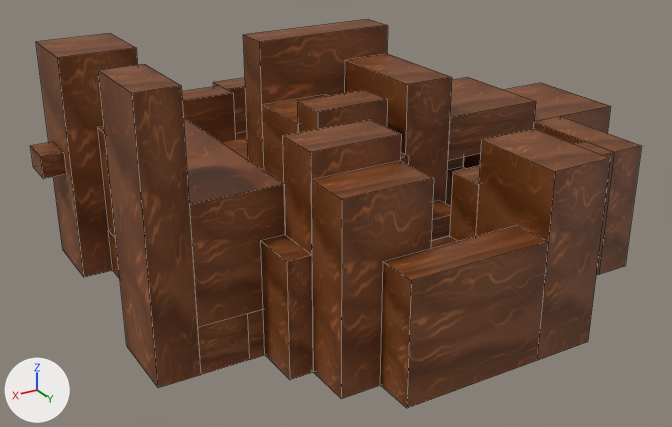
Before and after pictures for a commit that changed the Blender file Blender/B_TrailerChallengeIsland.blend.
Rendered twice from a 50 mm camera at (197.0, 246.8, 103.6) aimed at (77.5, 47.7, 4.1). Every picture has the same lights, and +X, +Y and +Z are marked at lower left. The picture after the commit comes second. Mesh edges are drawn as thin lines.

In view in the first picture: 'IslandPiece'.
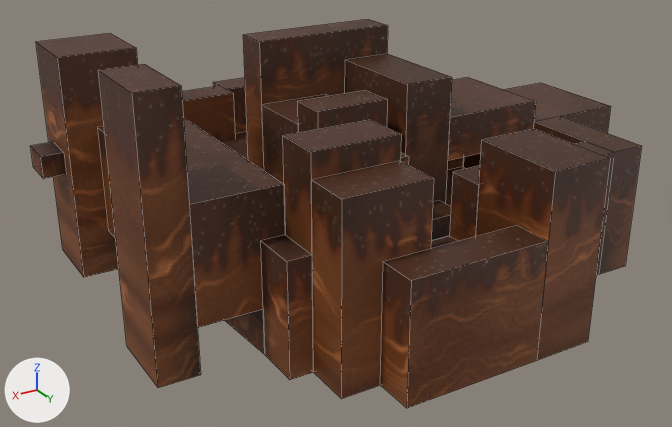
Where the change shows, as pixel boxes (x1, y1, x2, y2) in the pictures (672 x 427 px):
'IslandPiece', recoloured, reshaped: (31, 19, 641, 408) in both
part 1 of me_scene, cut back (mostly hidden afterwards): before (108, 167, 467, 375); after (224, 167, 467, 355)
part 2 of me_scene, surface changed: (31, 19, 641, 408) in both

What changed in the scene script:
```text
Change mat_m_grid_blue:
    where n2 = _N.new('ShaderNodeTexImage'); n2.name = 'Image Texture'
    add n2.interpolation = 'Closest'
    add n3 = _N.new('ShaderNodeAttribute'); n3.name = 'Attribute'
    add n3.attribute_name = 'Attribute'
    add n4 = _N.new('ShaderNodeVectorMath'); n4.name = 'Vector Math'
    add n4.operation = 'MULTIPLY'
    where n0 = _N.new('ShaderNodeBsdfPrincipled'); n0.name = 'Principled BSDF'
    remove _L.new(n2.outputs[0], n0.inputs[0])  # 'Color' to 'Base Color'
    add _L.new(n4.outputs[0], n0.inputs[0])  # 'Vector' to 'Base Color'
    add _L.new(n2.outputs[0], n4.inputs[0])  # 'Color' to 'Vector'
    add _L.new(n3.outputs[0], n4.inputs[1])  # 'Color' to 'Vector'
Change me_scene:
    used by ob_islandpiece; parent = ob_trailerisland; location = (-500.0, -500.0, -1500.0); scale = (10.0, 12.0, 30.0)
    remove me_scene.from_pydata(...)  # 233 vertices, 204 faces; spans x -50.0..1510.0, y -50.0..500.0, z -330.0..133.0
    add me_scene.from_pydata(...)  # 234 vertices, 163 faces; spans x -50.0..1510.0, y -50.0..500.0, z -330.0..133.0
    me_scene part 1
    3 vertices are removed from x 1250.0..1370.0, y -50.0..50.0, z -217.0..-17.0
    47 faces are deleted
    4 vertices are added at (1250.0, 50.0, -17.0), (1210.0, 50.0, -217.0), (1210.0, -50.0, -217.0), (1250.0, -50.0, -17.0)
    6 new faces join them
    me_scene part 2: 157 kept faces spanning x -50.0..1510.0, y -50.0..500.0, z -330.0..133.0 get new texture (UV) coordinates
```
